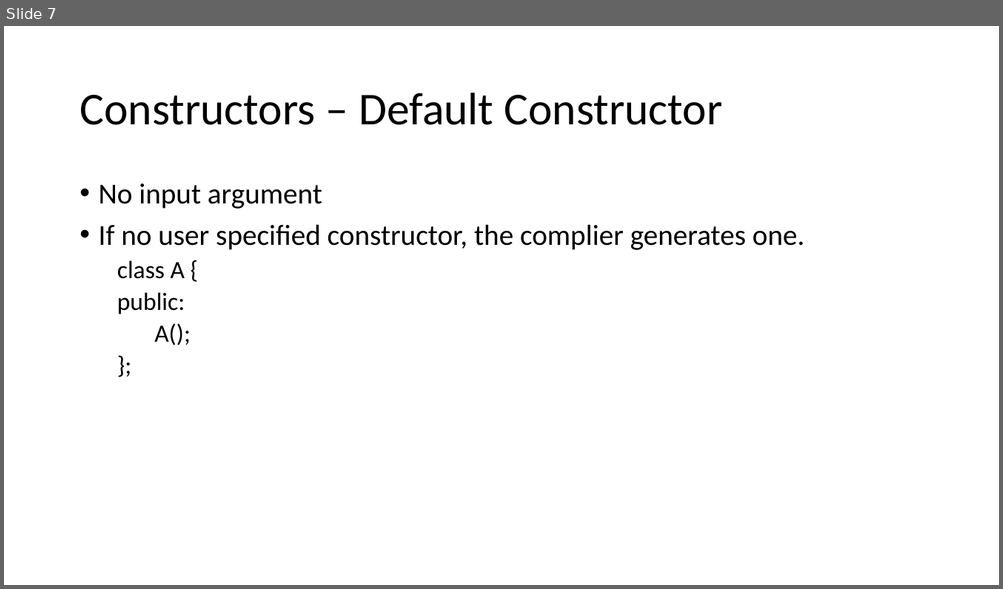
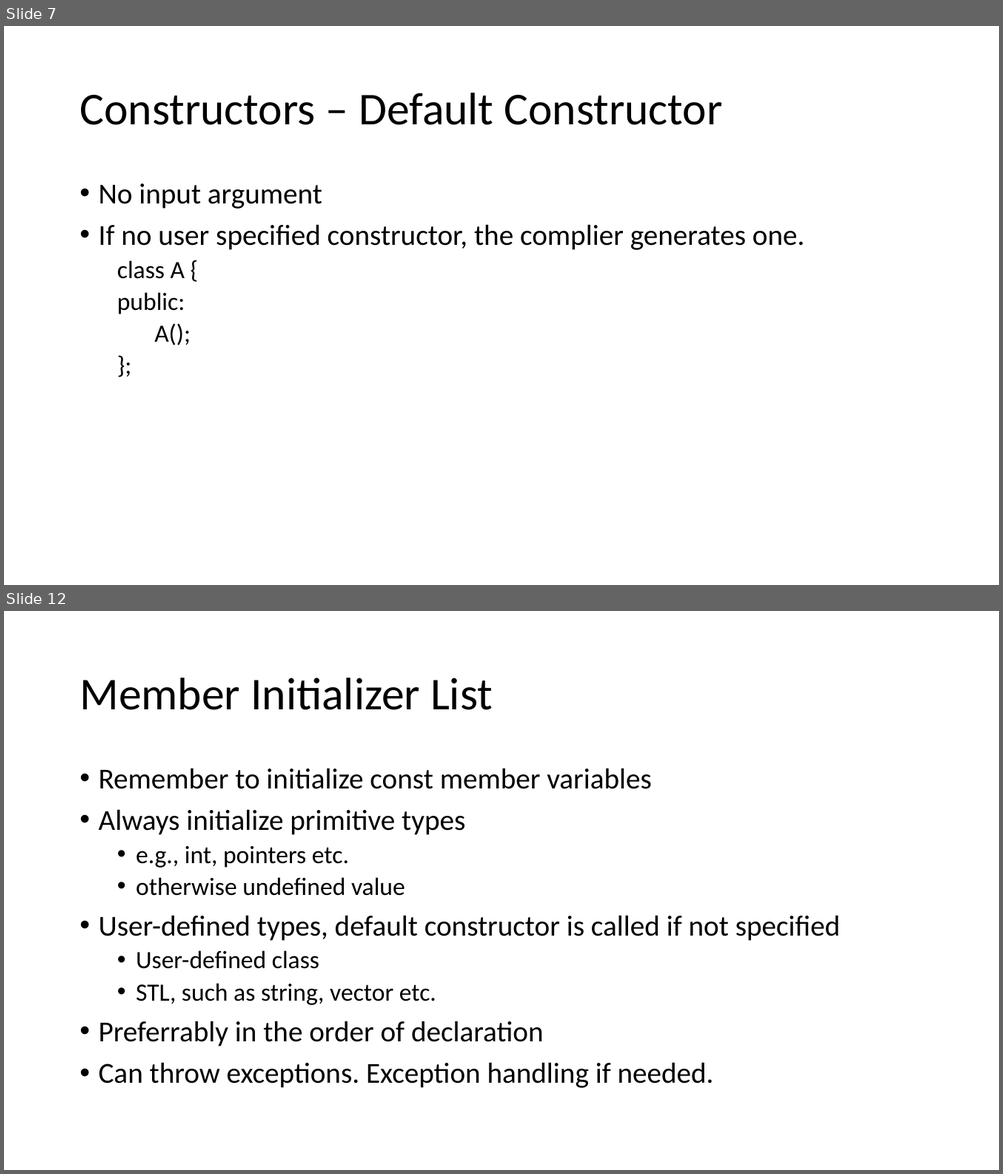
Before and after one commit to winniegy/MyPublic, a slide deck: cppTechniques/C++ Techniques 01.pptx. Shown one above the other, each under a label of ours: slide 7 before the commit, slides 7 and 12 after it; the slides between them are not shown. The pictures are 1003x589 and 1003x1174 pixels, drawn with LibreOffice and Linux fonts; fonts in the diff are those of the drawing. Boxes give left, top, right and bottom in pixels: in the first picture for what was removed or moved away, otherwise in the second. Text is boxed around its words. In the diff, an @@ line names an element or a change of style, - is before the commit and + after.

```diff
--- a/cppTechniques/C++ Techniques 01.pptx
+++ b/cppTechniques/C++ Techniques 01.pptx
@@ slide 12 added at [4,611,999,1170], background #FFFFFF @@
@@ title added at [79,678,492,710], 44 pt, text #000000 @@
+Member Initializer List
@@ text added at [99,768,840,1088], 28 pt, text #000000 @@
+• Remember to initialize const member variables
+• Always initialize primitive types
+  • e.g., int, pointers etc.
+  • otherwise undefined value
+• User-defined types, default constructor is called if not specified
+  • User-defined class
+  • STL, such as string, vector etc.
+• Preferrably in the order of declaration
+• Can throw exceptions. Exception handling if needed.
```
Also in this commit, not shown: 3 slides changed, 27 other slides added, 21 other files.
